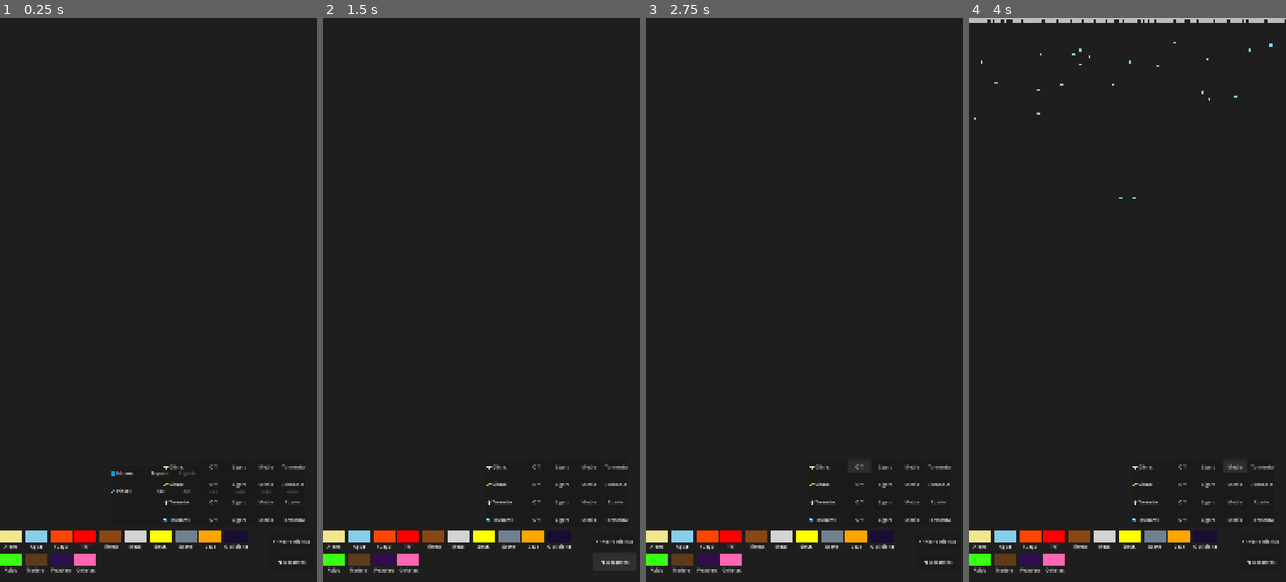
Above: before the commit, frames 1-4 (left to right).
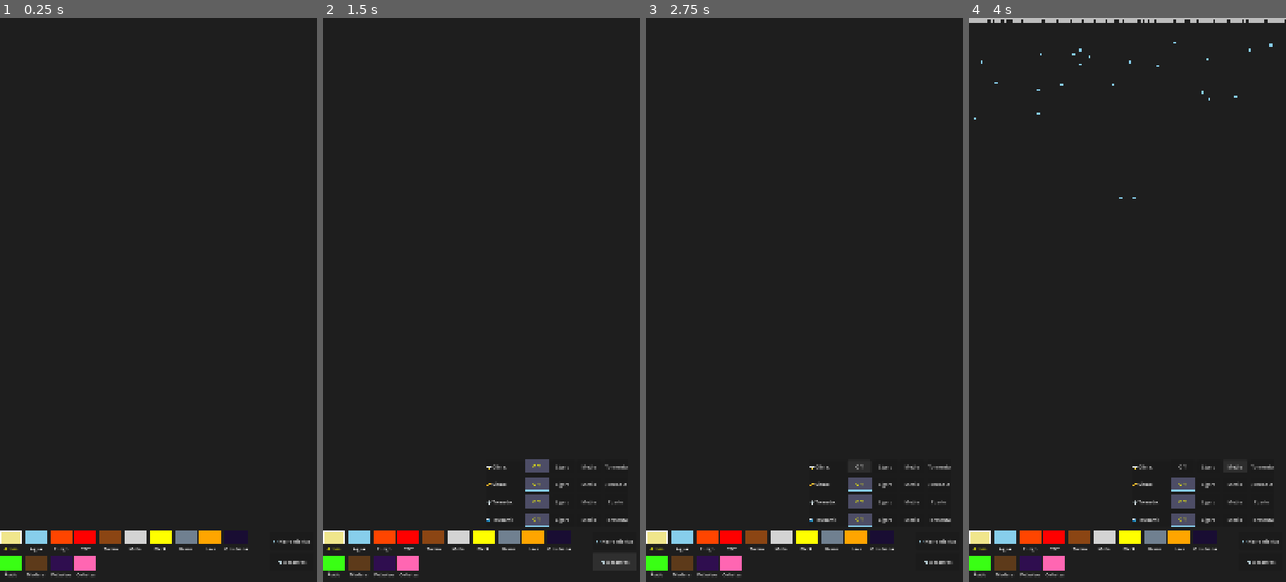
Above: after the commit, the same moments.

Repository: OmarSaez/Sandbox-game
Game: Godot game, scene res://scenes/main/main_scene.tscn
Same seed, same stepped clock (60 frames per second), same inputs: the game is played once before the commit and once after it.
Inputs:
- Up to frame 1 (0.25 s): no input
- Up to frame 2 (1.5 s): click "🛠️ Herramientas" at 0.5 s; click "🌪️ Desastres" at 1.25 s
- Up to frame 3 (2.75 s): click "Off" at 2 s
- Up to frame 4 (4 s): click "Ligero" at 2.75 s; click "Medio" at 3.5 s

The runs differ from the first frame. In frame 1, 1.6% of the frame differs, in the area x 0-97%, y 79-99%; in frame 2, 1.7%, in the area x 0-79%, y 78-99%; in frame 3, 1.5%; in frame 4, 1.5%.

Commit message:
Se agrega marcador de selecionado en elementos y botones

Diff:
--- a/sandbox/scripts/sandbox/sandbox_grid.gd
+++ b/sandbox/scripts/sandbox/sandbox_grid.gd
@@ -202,7 +202,14 @@
 	_setup_main_ui_containers()
 	_setup_ui()
 
+	# FORCE START HIDDEN
+	tools_panel.visible = false
+	disaster_panel.visible = false
+
 	_register_material(19, Color(1, 0.8, 0.9), SandboxMaterial.Tags.GRAV_STATIC) # Firework Fuse
+
+	# INITIAL HIGHLIGHT
+	_update_highlights()
 
 func _setup_materials_within_grid():
 	if material_grid.get_child_count() > 0: return # Already setup physically?
@@ -317,12 +324,16 @@
 	create_row.call("lang", lang_options, func(l):
 		current_language = "en" if l == 1 else "es"
 		_refresh_ui_text()
+		_update_highlights()
 	)
 
 	# BRUSH SIZE ROW
 	var brush_sizes = [0, 1, 2, 5, 7, 12]
 	var brush_labels = ["1px", "3px", "5px", "10px", "15px", "25px"]
-	create_row.call("brush", brush_labels, func(l): brush_radius = brush_sizes[l])
+	create_row.call("brush", brush_labels, func(l):
+		brush_radius = brush_sizes[l]
+		_update_highlights()
+	)
 
 func _setup_disaster_ui():
 	var disaster_btn = Button.new()
@@ -370,18 +381,24 @@
 			ui_elements[label_key + "_btn_" + str(i)] = [btn, osk] # Store button and key for translation
 		v_box.add_child(h_box)
 
-	create_row.call("weather", ["off", "light", "med", "storm"], func(l): current_weather = l)
+	create_row.call("weather", ["off", "light", "med", "storm"], func(l):
+		current_weather = l
+		_update_highlights()
+	)
 	create_row.call("quake", ["off", "light", "med", "brutal"], func(l):
 		earthquake_intensity = l
 		if l > 0: earthquake_timer = randf_range(5.0, 7.0)
+		_update_highlights()
 	)
 	create_row.call("tornado", ["off", "light", "med", "heavy"], func(l):
 		tornado_intensity = l
 		if l > 0: tornado_timer = 15.0; tornado_x = randf()*grid_width; tornado_target_x = randf()*grid_width
+		_update_highlights()
 	)
 	create_row.call("tsunami", ["off", "light", "med", "storm"], func(l):
 		tsunami_intensity = l
 		if l > 0: tsunami_timer = 15.0; tsunami_wave_x = 0.0
+		_update_highlights()
 	)
 
 func _refresh_ui_text():
@@ -414,7 +431,14 @@
 	main_vbox.alignment = BoxContainer.ALIGNMENT_CENTER
 	main_vbox.custom_minimum_size = Vector2(75, 70) # UNIFORM SIZE FOR ALL
 
-	# Icon (ColorRect) - Now clickable!
+	# Icon Wrapper (for border)
+	var icon_panel = PanelContainer.new()
+	var icon_style = StyleBoxFlat.new()
+	icon_style.bg_color = Color(0,0,0,0) # Transparent background
+	icon_panel.add_theme_stylebox_override("panel", icon_style)
+	icon_panel.custom_minimum_size = Vector2(50, 50) # 40 + 5 + 5 for border
+
+	# Icon (ColorRect)
 	var icon = ColorRect.new()
 	icon.color = material_colors_raw[mat_id]
 	icon.custom_minimum_size = Vector2(40, 40)
@@ -424,9 +448,14 @@
 	icon.gui_input.connect(func(event):
 		if event is InputEventMouseButton and event.pressed:
 			selected_material = mat_id
+			_update_highlights()
 	)
-
-	main_vbox.add_child(icon)
+	icon.set_meta("mat_id", mat_id)
+
+	icon_panel.add_child(icon)
+	main_vbox.add_child(icon_panel)
+
+	ui_elements[key + "_icon_pnl"] = icon_panel # Store panel for border
 
 	var btn = Label.new()
 	btn.text = tr[current_language][key]
@@ -436,6 +465,7 @@
 	btn.gui_input.connect(func(event):
 		if event is InputEventMouseButton and event.pressed:
 			selected_material = mat_id
+			_update_highlights()
 	)
 	ui_elements[key + "_mat_lbl"] = btn
 	main_vbox.add_child(btn)
@@ -444,6 +474,69 @@
 
 	main_vbox.mouse_entered.connect(func(): is_mouse_over_ui = true)
 	main_vbox.mouse_exited.connect(func(): is_mouse_over_ui = false)
+
+func _update_highlights():
+	# Update Material Selection (Icons & Labels)
+	for child in material_grid.get_children():
+		var icon_pnl = child.get_child(0)
+		var label = child.get_child(1)
+		var mat_id = icon_pnl.get_child(0).get_meta("mat_id")
+
+		var style = icon_pnl.get_theme_stylebox("panel").duplicate()
+		if mat_id == selected_material:
+			# HIGHLIGHT: Bright border + Yellow text
+			style.border_width_left = 5
+			style.border_width_top = 5
+			style.border_width_right = 5
+			style.border_width_bottom = 5
+			style.border_color = Color.WHITE
+			icon_pnl.add_theme_stylebox_override("panel", style)
+			label.add_theme_color_override("font_color", Color.YELLOW)
+		else:
+			# DEFAULT: No border + White text
+			style.border_width_left = 0
+			style.border_width_top = 0
+			style.border_width_right = 0
+			style.border_width_bottom = 0
+			icon_pnl.add_theme_stylebox_override("panel", style)
+			label.remove_theme_color_override("font_color")
+
+	# 2. Update Tool/Disaster Highlights (Buttons)
+	for key in ui_elements:
+		var node_data = ui_elements[key]
+		if key.contains("_btn_"):
+			var btn = node_data
+			if node_data is Array: btn = node_data[0]
+
+			if btn is Button:
+				# Check if this button is the active one
+				var is_active = false
+				if key.begins_with("brush_btn_"):
+					var idx = int(key.split("_")[-1])
+					var brush_sizes = [0, 1, 2, 5, 7, 12]
+					if brush_sizes[idx] == brush_radius: is_active = true
+				elif key.begins_with("lang_btn_"):
+					var idx = int(key.split("_")[-1])
+					if (idx == 1 and current_language == "en") or (idx == 0 and current_language == "es"): is_active = true
+				elif key.begins_with("weather_btn_"):
+					if int(key.split("_")[-1]) == current_weather: is_active = true
+				elif key.begins_with("quake_btn_"):
+					if int(key.split("_")[-1]) == earthquake_intensity: is_active = true
+				elif key.begins_with("tornado_btn_"):
+					if int(key.split("_")[-1]) == tornado_intensity: is_active = true
+				elif key.begins_with("tsunami_btn_"):
+					if int(key.split("_")[-1]) == tsunami_intensity: is_active = true
+
+				if is_active:
+					btn.add_theme_color_override("font_color", Color.YELLOW)
+					var highlight_style = StyleBoxFlat.new()
+					highlight_style.bg_color = Color(0.3, 0.3, 0.4)
+					highlight_style.border_width_bottom = 3
+					highlight_style.border_color = Color.SKY_BLUE
+					btn.add_theme_stylebox_override("normal", highlight_style)
+				else:
+					btn.remove_theme_color_override("font_color")
+					btn.remove_theme_stylebox_override("normal")
 
 func _is_any_ui_blocking() -> bool:
 	if is_mouse_over_ui: return true # Original mouse_entered check
